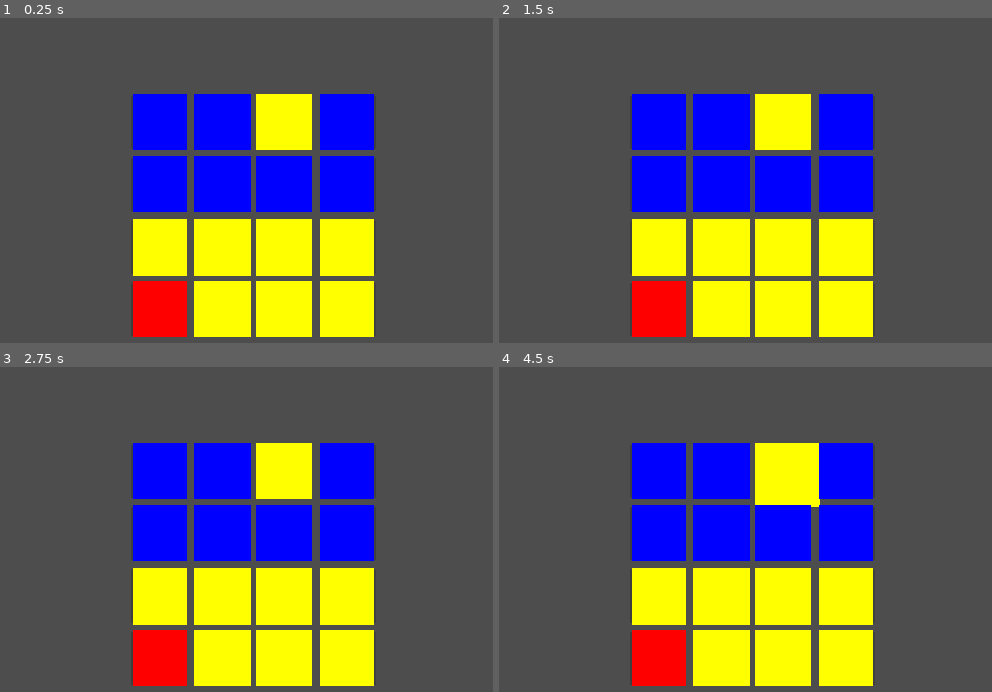
Above: before the commit, frames 1-4 (two rows, left to right).
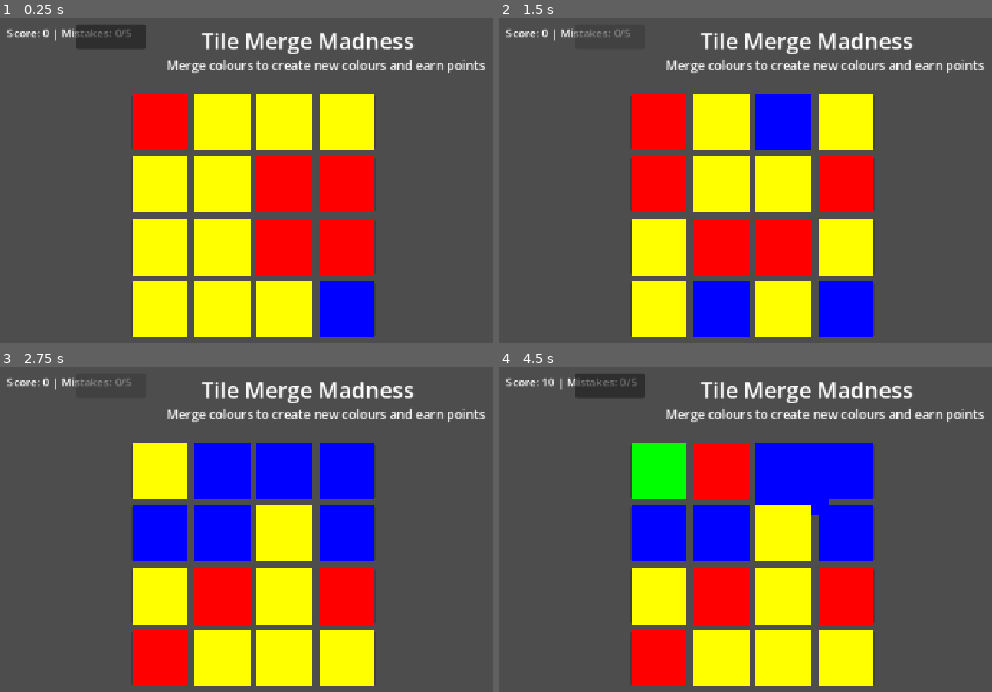
Above: after the commit, the same moments.

Repository: J-bot-oss/Tile-Merge-Godot
Game: Godot game, scene res://scenes/Game.tscn
Same seed, same stepped clock (60 frames per second), same inputs: the game is played once before the commit and once after it.
Inputs (mouse positions are in pixels of both pictures, inside the frame that each line leads up to):
- Up to frame 1 (0.25 s): no input
- Up to frame 2 (1.5 s): click (612, 37) at 0.52 s; click (612, 37) at 1.27 s
- Up to frame 3 (2.75 s): click (113, 386) at 2.02 s
- Up to frame 4 (4.5 s): click (656, 471) at 2.75 s; click (720, 471) at 3.52 s; click (784, 471) at 4.27 s

The runs differ from the first frame. In frame 1, 24% of the frame differs, in the area x 1-99%, y 2-99%; in frame 2, 28%, in the area x 1-99%, y 3-99%; in frame 3, 12%; in frame 4, 15%.

Commit message:
Complete gameplay system

Diff:
--- a/new-game-project/scenes/Game.tscn
+++ b/new-game-project/scenes/Game.tscn
@@ -4,3 +4,52 @@
 
 [node name="Game" type="Node2D" unique_id=560125462]
 script = ExtResource("1_ibkli")
+
+[node name="ScoreLabel" type="Label" parent="." unique_id=1595891386]
+offset_left = 20.0
+offset_top = 20.0
+offset_right = 60.0
+offset_bottom = 43.0
+text = "Score: 0"
+
+[node name="RestartButton" type="Button" parent="." unique_id=72492577]
+offset_left = 120.0
+offset_top = 20.0
+offset_right = 220.0
+offset_bottom = 55.0
+
+[node name="TitleLabel" type="Label" parent="." unique_id=848434669]
+offset_left = 300.0
+offset_top = 20.0
+offset_right = 460.0
+offset_bottom = 43.0
+theme_override_font_sizes/font_size = 32
+text = "Tile Merge Madness"
+
+[node name="InstructionsLabel" type="Label" parent="." unique_id=1010722958]
+offset_left = 250.0
+offset_top = 65.0
+offset_right = 657.0
+offset_bottom = 88.0
+theme_override_font_sizes/font_size = 18
+text = "Merge colours to create new colours and earn points"
+
+[node name="WinLabel" type="Label" parent="." unique_id=335472259]
+visible = false
+z_index = 10
+offset_left = 350.0
+offset_top = 300.0
+offset_right = 426.0
+offset_bottom = 323.0
+theme_override_font_sizes/font_size = 48
+text = "YOU WIN!"
+
+[node name="GameOverLabel" type="Label" parent="." unique_id=1587234428]
+visible = false
+z_index = 10
+offset_left = 320.0
+offset_top = 280.0
+offset_right = 417.0
+offset_bottom = 303.0
+theme_override_font_sizes/font_size = 48
+text = "GAME OVER!"
--- a/new-game-project/scripts/game_manager.gd
+++ b/new-game-project/scripts/game_manager.gd
@@ -2,10 +2,15 @@
 
 const GRID_SIZE := 4
 const TILE_SIZE := 90
+const WIN_SCORE := 100
+const MAX_INVALID_MOVES := 5
 
 var tile_scene = preload("res://scenes/Tile.tscn")
 var selected_tile = null
 var score := 0
+var invalid_moves := 0
+var game_won := false
+var game_over := false
 
 var colors = ["red", "blue", "yellow"]
 
@@ -18,24 +23,53 @@
 	"yellow+red": "orange"
 }
 
+@onready var score_label = $ScoreLabel
+@onready var restart_button = $RestartButton
+@onready var win_label = $WinLabel
+@onready var game_over_label = $GameOverLabel
+
 func _ready():
+	win_label.visible = false
+	game_over_label.visible = false
+	win_label.z_index = 10
+	game_over_label.z_index = 10
+
 	create_grid()
+	update_score()
+
+	restart_button.pressed.connect(_on_restart_pressed)
+
+func update_score():
+	score_label.text = "Score: " + str(score) + " | Mistakes: " + str(invalid_moves) + "/" + str(MAX_INVALID_MOVES)
 
 func create_grid():
 	for y in range(GRID_SIZE):
 		for x in range(GRID_SIZE):
-			var tile = tile_scene.instantiate()
-			add_child(tile)
-			tile.position = Vector2(200 + x * TILE_SIZE, 120 + y * TILE_SIZE)
-			tile.setup(colors.pick_random(), Vector2i(x, y))
-			tile.tile_clicked.connect(_on_tile_clicked)
+			spawn_tile(Vector2i(x, y))
+
+func spawn_tile(grid_pos):
+	var tile = tile_scene.instantiate()
+	add_child(tile)
+
+	tile.position = Vector2(
+		200 + grid_pos.x * TILE_SIZE,
+		120 + grid_pos.y * TILE_SIZE
+	)
+
+	tile.setup(colors.pick_random(), grid_pos)
+	tile.tile_clicked.connect(_on_tile_clicked)
+
+	return tile
 
 func _on_tile_clicked(tile):
+	if game_won or game_over:
+		return
+
 	print("Selected: ", tile.tile_color)
 
 	if selected_tile == null:
 		selected_tile = tile
-		tile.scale = Vector2(1.15, 1.15)
+		tile.scale = Vector2(1.3, 1.3)
 		return
 
 	if selected_tile == tile:
@@ -52,9 +86,34 @@
 	var key = tile_a.tile_color + "+" + tile_b.tile_color
 
 	if merge_rules.has(key):
+		var old_position = tile_b.grid_position
+
 		tile_a.setup(merge_rules[key], tile_a.grid_position)
 		tile_b.queue_free()
+		spawn_tile(old_position)
+
 		score += 10
+		update_score()
+		check_win()
+
 		print("Merged! Score: ", score)
 	else:
-		print("Invalid merge")
+		invalid_moves += 1
+		update_score()
+		check_game_over()
+		print("Invalid merge. Mistakes: ", invalid_moves)
+
+func check_win():
+	if score >= WIN_SCORE:
+		game_won = true
+		win_label.visible = true
+		print("You win!")
+
+func check_game_over():
+	if invalid_moves >= MAX_INVALID_MOVES:
+		game_over = true
+		game_over_label.visible = true
+		print("Game over!")
+
+func _on_restart_pressed():
+	get_tree().reload_current_scene()
